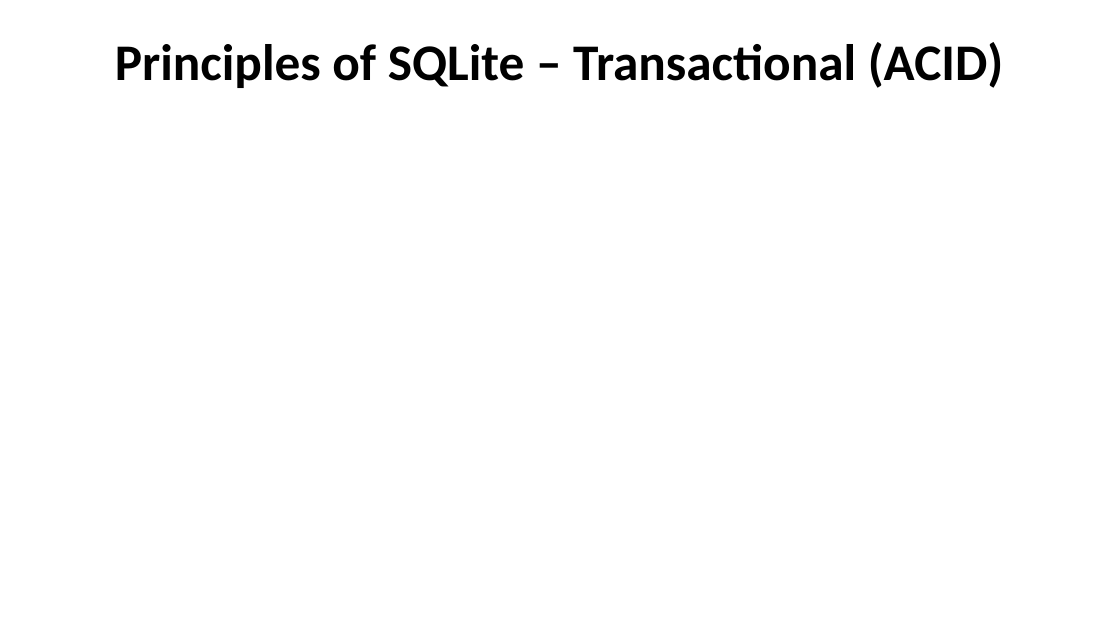
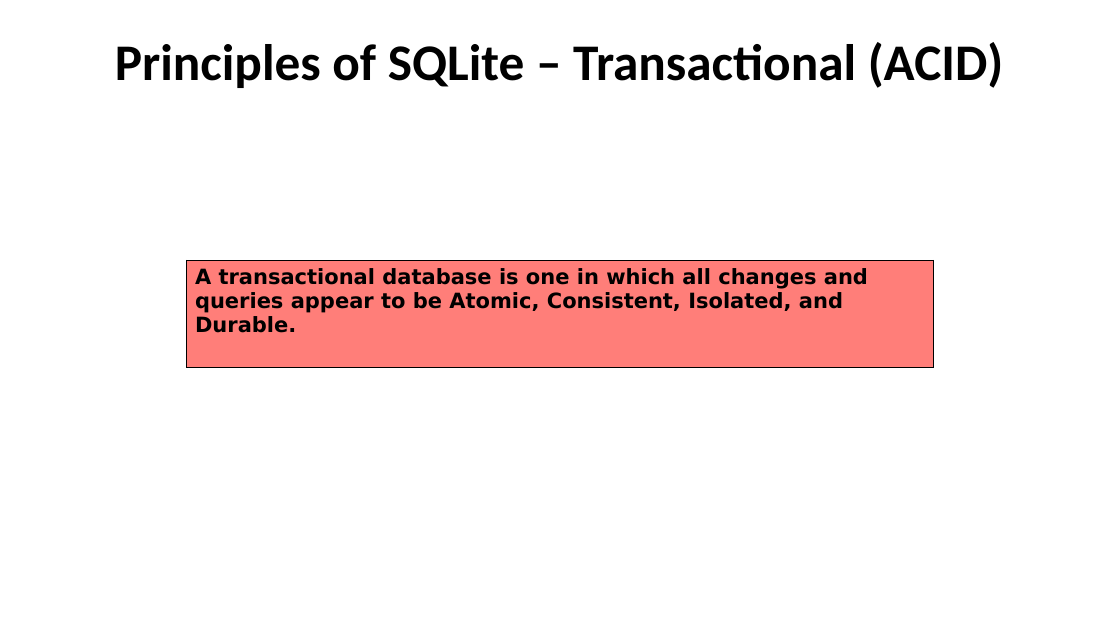
Before and after one commit to AntonioPirani/SQLiteProject, a slide deck: slide 6 of Presentation.pptx. Drawn at 1120x630 pixels with LibreOffice and Linux fonts; fonts in the diff are those of the drawing. Boxes give left, top, right and bottom in pixels: in the first picture for what was removed or moved away, otherwise in the second. Text is boxed around its words. In the diff, an @@ line names an element or a change of style, - is before the commit and + after.

```diff
--- a/Presentation.pptx
+++ b/Presentation.pptx
@@ table added at [187, 260, 933, 370], 1 rows, 1 columns @@
+A transactional database is one in which all changes and queries appear to be Atomic, Consistent, Isolated, and Durable.
```
